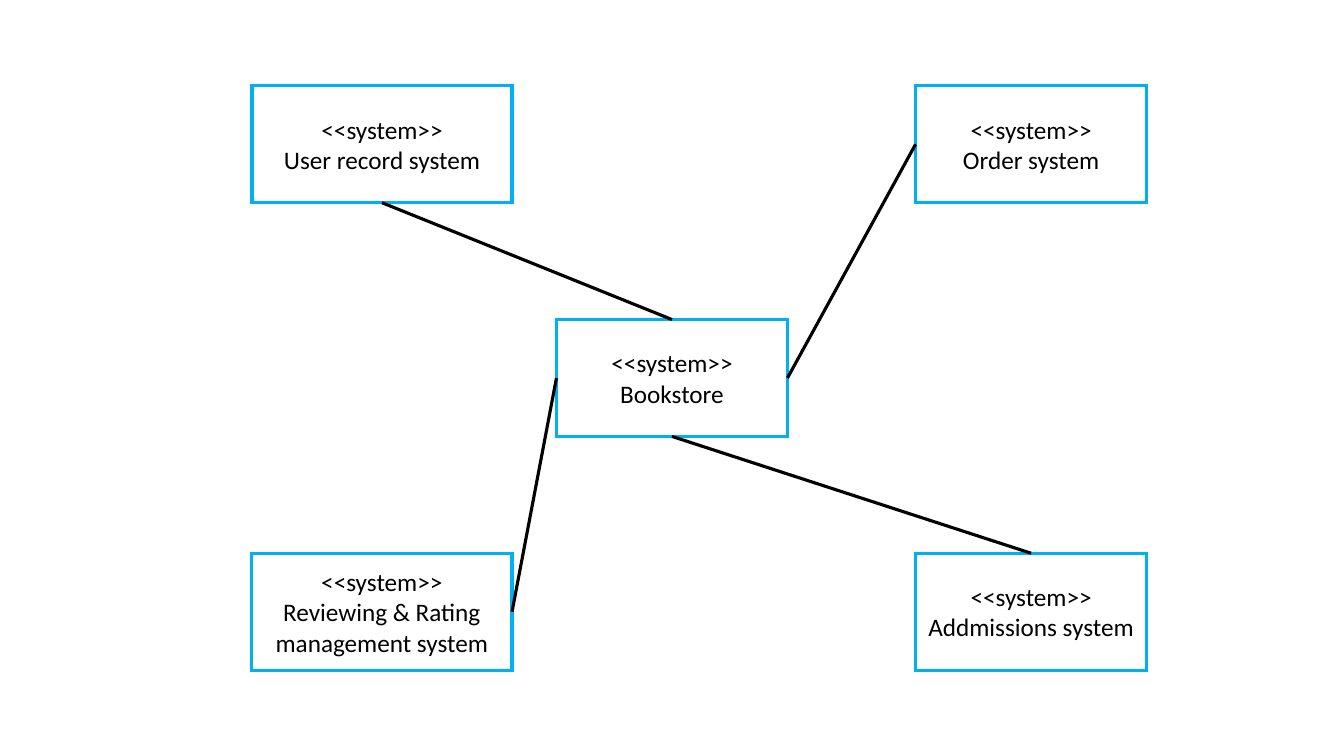
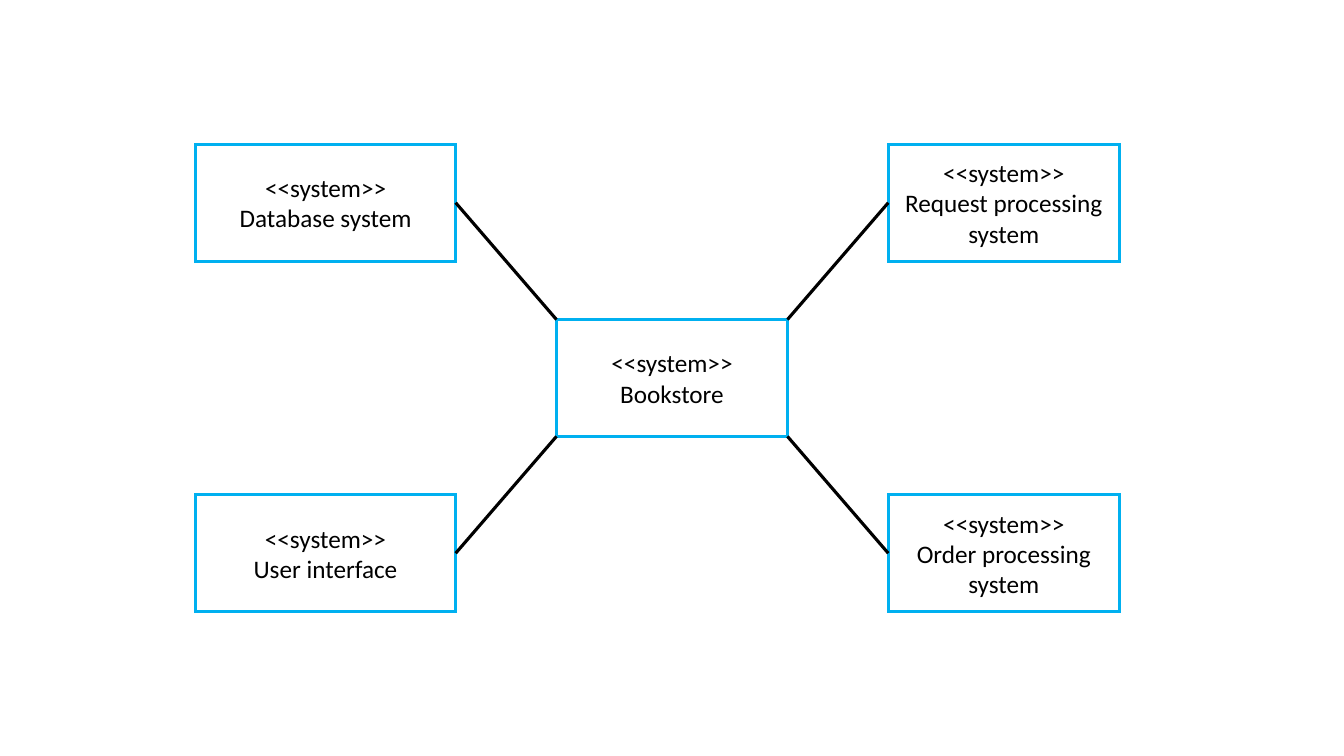
Before and after one commit to Something2109/bookstore, a slide deck: slide 1 of backup-database-doc-mdj/System diagram.pptx. Drawn at 1344x756 pixels with LibreOffice and Linux fonts; fonts in the diff are those of the drawing. Boxes give left, top, right and bottom in pixels: in the first picture for what was removed or moved away, otherwise in the second. Text is boxed around its words. In the diff, an @@ line names an element or a change of style, - is before the commit and + after.

```diff
--- a/backup-database-doc-mdj/System diagram.pptx
+++ b/backup-database-doc-mdj/System diagram.pptx
@@ rectangle "<<system>>" moved from (x1=252, y1=86, x2=512, y2=203) to (x1=196, y1=144, x2=456, y2=261) @@
@@ rectangle "<<system>>" moved from (x1=915, y1=86, x2=1146, y2=203) to (x1=888, y1=144, x2=1119, y2=261) @@
@@ text in rectangle at (x1=240, y1=209, x2=411, y2=231): text changed @@
-User record system
+Database system
@@ line moved from (673, 320) - (382, 203) to (557, 320) - (456, 203) @@
@@ line moved from (915, 144) - (787, 378) to (888, 203) - (787, 320) @@
@@ text in rectangle at (x1=905, y1=194, x2=1103, y2=247): text changed @@
-Order system
+Request processing system
@@ line moved from (557, 378) - (512, 612) to (557, 437) - (456, 554) @@
@@ line moved from (1031, 554) - (673, 437) to (787, 437) - (888, 554) @@
@@ rectangle "<<system>>" moved from (x1=252, y1=554, x2=512, y2=670) to (x1=196, y1=495, x2=456, y2=612) @@
@@ rectangle "<<system>>" moved from (x1=915, y1=554, x2=1146, y2=670) to (x1=888, y1=495, x2=1119, y2=612) @@
@@ text in rectangle at (x1=254, y1=560, x2=398, y2=579): text changed @@
-Reviewing & Rating
-management system
+User interface
@@ text in rectangle at (x1=917, y1=545, x2=1091, y2=597): text changed @@
-Addmissions system
+Order processing system
```
Also in this commit, not shown: 1 slide added, 8 other files.
